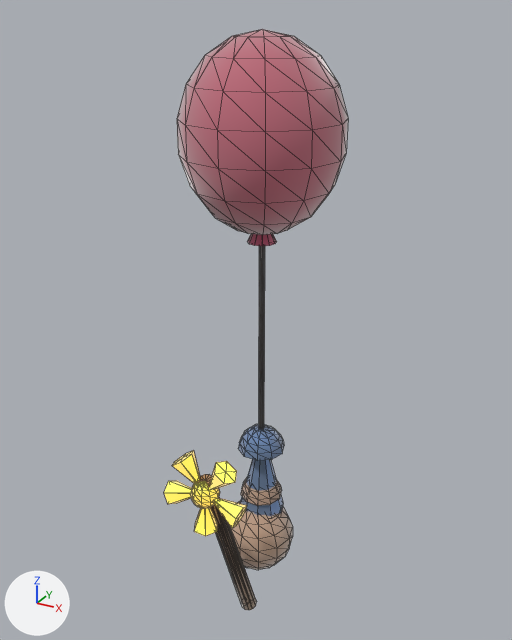
What one commit did to the glTF model assets/models/players/boy-balloon-wand-armR.glb.
The view is the same before and after, from a 50 mm lens placed at (0.438, -0.814, 0.579), pointed at (-0.005, -0.008, 0.176). Lighting does not change. The marker at lower left points along +X, +Y and +Z. The picture after the commit comes second. Mesh edges are drawn as thin lines. Vertices at exactly the same position are counted once.

Names of what the first picture shows: 'player_boy-balloon-wand:armR'.
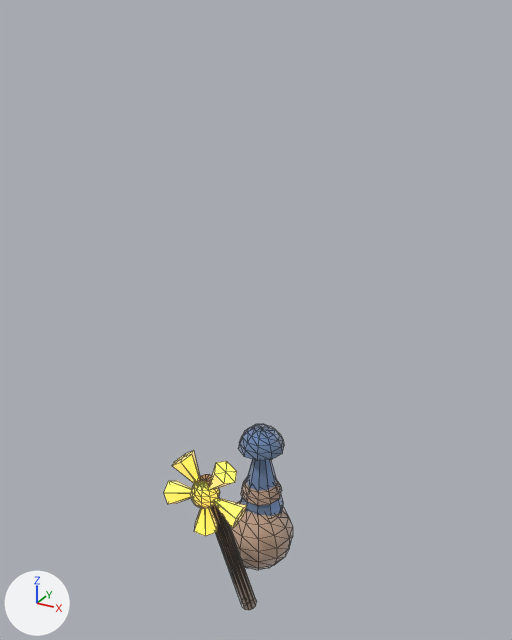
Location of each change, [x1, y1, x2, y2] in pixels of the pictures (512 x 640 px):
'player_boy-balloon-wand:armR', reshaped (30% narrower, 68% shorter)
    before: [164, 29, 348, 610]
    after: [164, 424, 293, 610]
part 1 of me_player_boy_balloon_wand_armr, deleted
    before: [177, 29, 348, 235]
part 2 of me_player_boy_balloon_wand_armr, deleted
    before: [247, 234, 277, 429]
part 3 of me_player_boy_balloon_wand_armr, edited (looks the same)
    both: [170, 424, 282, 610]

What changed in the scene script:
```text
Change me_player_boy_balloon_wand_armr:
    used by ob_player_boy_balloon_wand_armr; location = (0.0, 0.0, 0.0)
    remove me_player_boy_balloon_wand_armr.from_pydata(...)  # 660 vertices, 1188 faces; spans x -0.108..0.108, y -0.179..0.108, z -0.324..0.557
    add me_player_boy_balloon_wand_armr.from_pydata(...)  # 500 vertices, 900 faces; spans x -0.06..0.06, y -0.179..0.045, z -0.324..0.037
    me_player_boy_balloon_wand_armr part 1: the loose piece of 109 vertices spanning x -0.108..0.108, y -0.108..0.108, z 0.303..0.557 is deleted
    me_player_boy_balloon_wand_armr part 2: the loose piece of 51 vertices spanning x -0.02..0.02, y -0.02..0.02, z -0.17..0.33 is deleted
    me_player_boy_balloon_wand_armr part 3: 109 kept faces spanning x -0.06..0.057, y -0.176..0.034, z -0.324..0.037 get new vertex colours; the middle colour goes from light grey #c1bcb6 to light grey #c0bab4
    remove me_player_boy_balloon_wand_armr.materials.append(mat_clay__d9d9e0_0_85)
    remove me_player_boy_balloon_wand_armr.materials.append(mat_clay__ff8fb0_0_85)
    remove me_player_boy_balloon_wand_armr.materials.append(mat_clay__e0678d_0_85)
```
